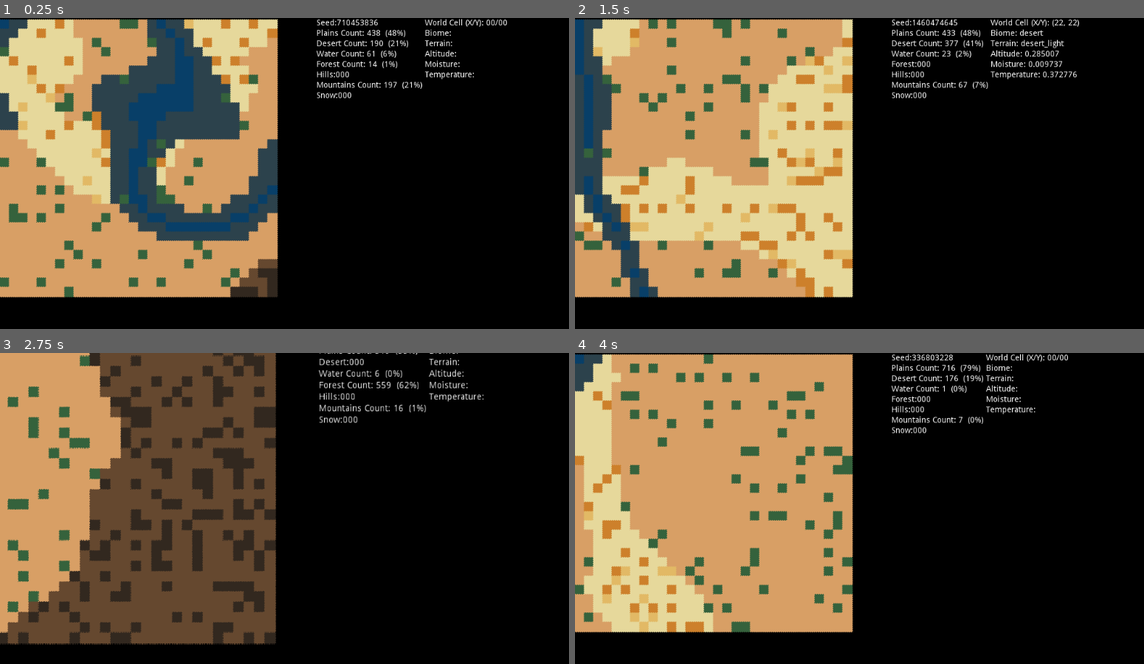
Above: before the commit, frames 1-4 (two rows, left to right).
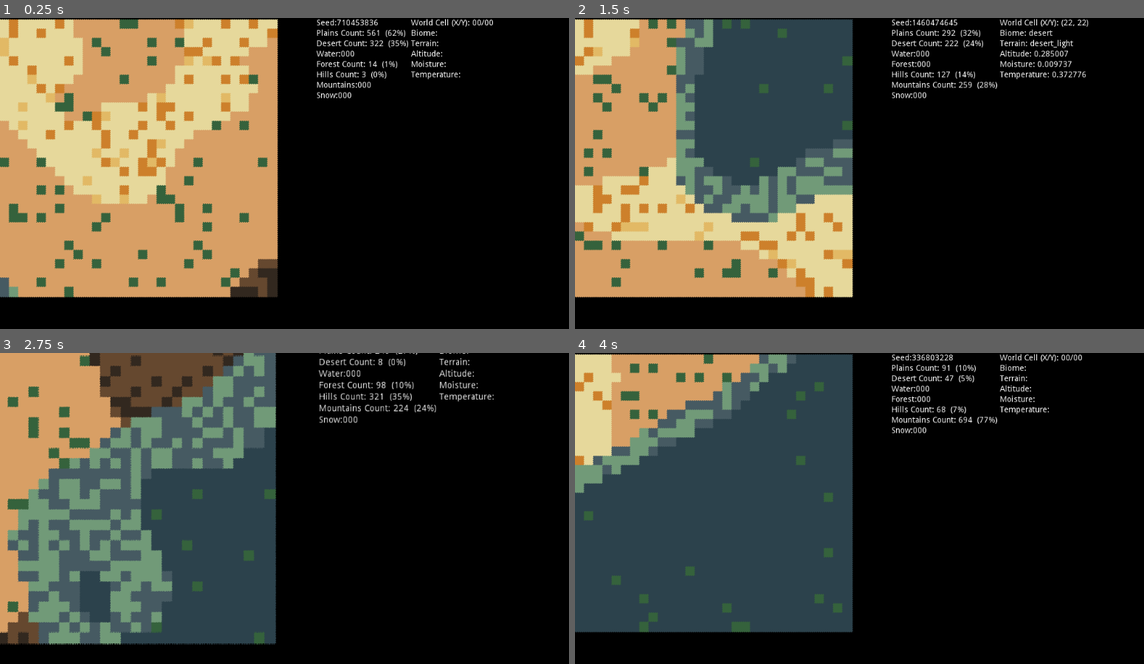
Above: after the commit, the same moments.

Repository: devonps/simple-terrain-gen
Game: Godot game, scene res://WorldGenerator.tscn
The game is run twice, just before and just after one commit, with the same random seed, the same clock (stepped at 60 frames per second) and the same inputs.
Inputs (mouse positions are in pixels of both pictures, inside the frame that each line leads up to):
- Up to frame 1 (0.25 s): no input
- Up to frame 2 (1.5 s): tap Enter (ui_accept) at 0.5, 0.77, 1.25 s; move the mouse to (1001, 173) at 0.52 s; hold Mouse wheel up (zoom_in) 0.53-1.25 s; click (1001, 173) at 0.67 s; drag from (751, 207) to (842, 260) at 1.27 s
- Up to frame 3 (2.75 s): tap Enter (ui_accept) at 2 s; move the mouse to (352, 449) at 2.02 s; hold Mouse wheel up (zoom_in) from 2.03 s (still down); click (352, 449) at 2.17 s
- Up to frame 4 (4 s): release Mouse wheel up (zoom_in) at 2.75 s; tap Enter (ui_accept) at 2.75, 3.5, 3.77 s; drag from (842, 595) to (694, 474) at 2.77 s; move the mouse to (1047, 576) at 3.52 s; hold Mouse wheel up (zoom_in) from 3.53 s (still down); click (1047, 576) at 3.67 s

The runs differ from the first frame. In frame 1, 14% of the frame differs, in the area x 0-90%, y 0-91%; in frame 2, 24%; in frame 3, 34%; in frame 4, 38%.

Commit message:
Modifying the biome plans

Diff:
--- a/WorldGenerator.gd
+++ b/WorldGenerator.gd
@@ -102,13 +102,11 @@
 var biome_hills_end:float
 var biome_mountains_start:float
 var biome_mountains_end:float
-var biome_water_start:float
-var biome_water_end:float
 
 var altitudePlans = {
-	1: {"ws":0.00, "we":0.01, "ps":0.04, "pe":0.80, "hs":0.81, "he":0.90, "ms":0.91, "me":1.0},
-	2: {"ws":0.00, "we":0.09, "ps":0.10, "pe":0.30, "hs":0.31, "he":0.75, "ms":0.76, "me":1.0},
-	3: {"ws":0.00, "we":0.09, "ps":0.16, "pe":0.70, "hs":0.10, "he":0.15, "ms":0.71, "me":1.0}
+	1: {"ps":0.00, "pe":0.30, "hs":0.30, "he":0.40, "ms":0.40, "me":1.0},
+	2: {"ps":0.10, "pe":0.30, "hs":0.31, "he":0.75, "ms":0.76, "me":1.0},
+	3: {"ps":0.16, "pe":0.70, "hs":0.10, "he":0.15, "ms":0.71, "me":1.0}
 	}
 
 var biomePlan = 1
@@ -126,6 +124,7 @@
 	return gridName
 
 func _ready():
+	randomize()
 	temperature = generate_map(150,5)
 	moisture = generate_map(150,5)
 	altitude = generate_map(150,5)
@@ -190,16 +189,18 @@
 			var temp = temperature[pos]
 			var moist = moisture[pos]
 			# do we need a body of water
-			if between(alt, biome_water_start, biome_water_end):
-				add_water_biome(pos, moist, temp, alt)
+#			if between(alt, biome_water_start, biome_water_end):
+#				add_water_biome(pos, moist, temp, alt)
 			# ground terrain comes next
-			elif between(alt, biome_plains_start, biome_plains_end):
+			if between(alt, biome_plains_start, biome_plains_end):
 				add_ground_biome(pos, moist, temp, alt)
 			elif between(alt, biome_hills_start, biome_hills_end):
 				add_hills_biome(pos, moist, temp, alt)
-			else:
+			elif between(alt, biome_mountains_start, biome_mountains_end):
 			# then anything above ground level
 				add_mountains_biome(pos, moist, temp, alt)
+			else:
+				print_debug("ALTITUDE NOT CATERED FOR: ", str(alt))
 	update_debug_terrain_labels()
 
 
@@ -253,8 +254,8 @@
 		biome[pos] = {"biome":"plains", "terrain": terrain_name, "moist": moist, "temp": temp, "alt": alt}
 		updateBiomeCount("plains")
 		plains_tile_count += 1
-		#forests
-	elif between(moist, 0.4, 0.85):
+	#forests
+	elif between(moist, 0.4, 1.0):
 		var terrain_id = random_tile("forest")
 		var terrain_name = get_terrain_name_from_biome(terrain_id)
 		tilemap.set_cellv(pos, terrain_id)
@@ -273,12 +274,22 @@
 
 
 func add_mountains_biome(pos, moist, temp, alt):
+	if alt <0.032:
+		print("Invalid height for mountatins")
 	var terrain_id = random_tile("mountains")
 	var terrain_name = get_terrain_name_from_biome(terrain_id)
 	tilemap.set_cellv(pos, terrain_id)
 	biome[pos] = {"biome":"mountains", "terrain": terrain_name, "moist": moist, "temp": temp, "alt": alt}
 	updateBiomeCount("mountains")
 	mountains_tile_count += 1
+
+func add_snow_biome(pos, moist, temp, alt):
+	var terrain_id = random_tile("snow")
+	var terrain_name = get_terrain_name_from_biome(terrain_id)
+	tilemap.set_cellv(pos, terrain_id)
+	biome[pos] = {"biome":"snow", "terrain": terrain_name, "moist": moist, "temp": temp, "alt": alt}
+	updateBiomeCount("desert")
+	desert_tile_count += 1
 
 
 func _get_biome_plan(plan_id) -> void:
@@ -288,8 +299,15 @@
 	biome_hills_end = altitudePlans[plan_id]["he"]
 	biome_mountains_start = altitudePlans[plan_id]["ms"]
 	biome_mountains_end = altitudePlans[plan_id]["me"]
-	biome_water_start = altitudePlans[plan_id]["ws"]
-	biome_water_end = altitudePlans[plan_id]["we"]
+
+	print(biome_plains_start)
+	print(biome_plains_end)
+	print(biome_hills_start)
+	print(biome_hills_end)
+	print(biome_mountains_start)
+	print(biome_mountains_end)
+
+
 
 
 func get_terrain_name_from_biome(terrain_id):
@@ -312,7 +330,7 @@
 
 
 func between(val, start, end):
-	if start <= val and val < end:
+	if stepify(start, 0.01) <= val and val < stepify(end, 0.01):
 		return true
 
 
